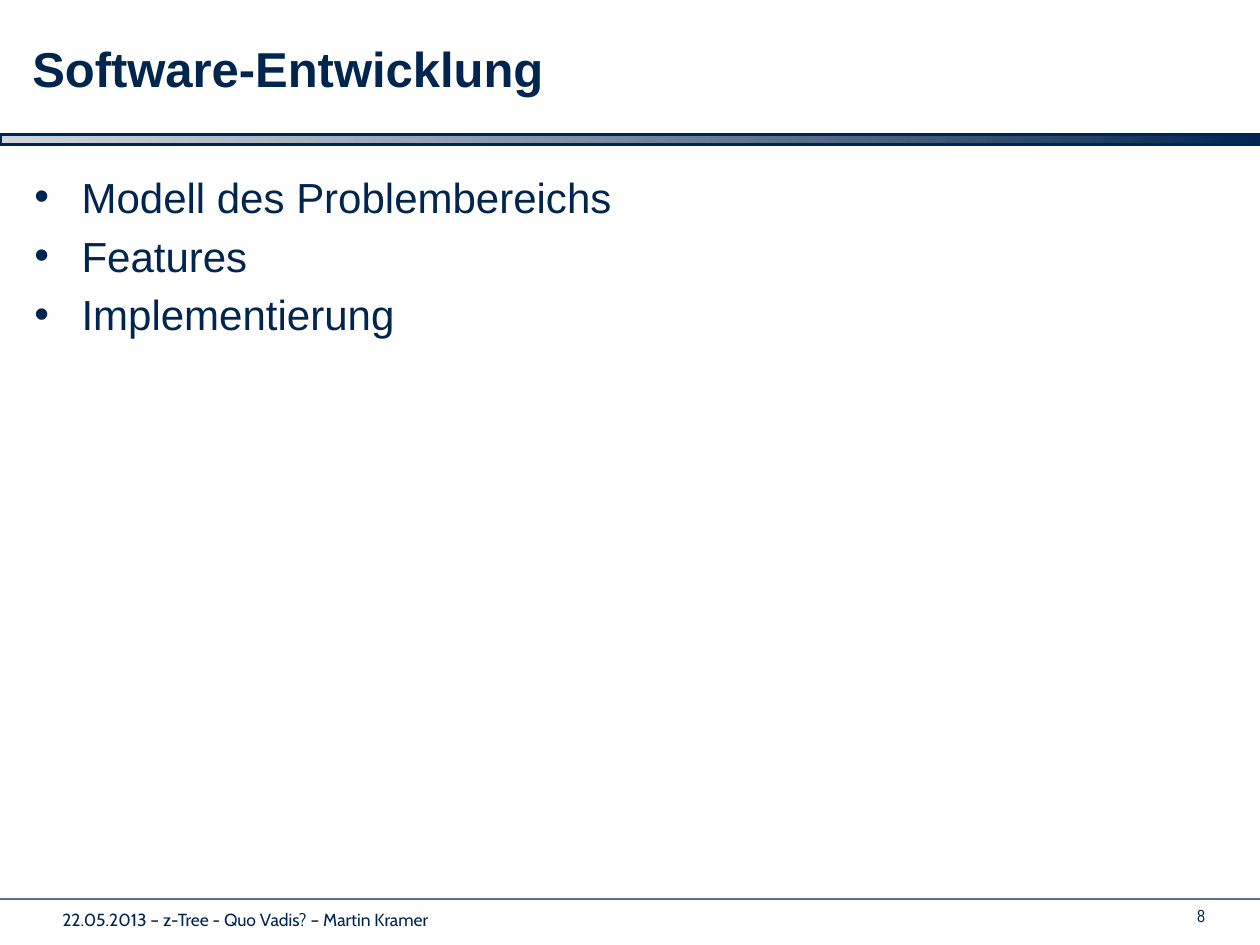
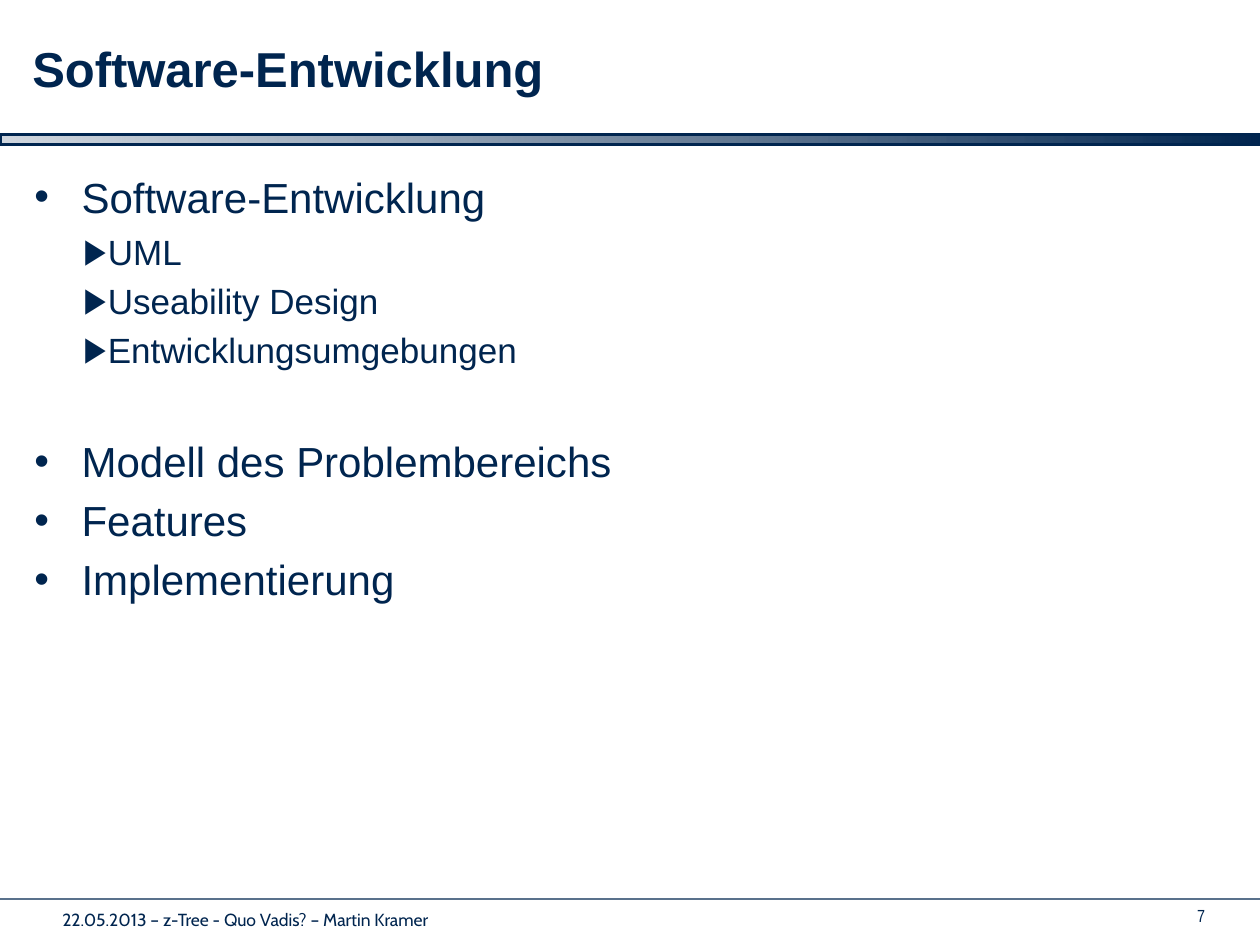
Before and after one commit to shockwavemk/pace, a slide deck: slide 7 of PaceClient/Dokumente/Vorstellung/Masterarbeit_MK.pptx (slide 8 before the commit). Drawn at 1260x945 pixels with LibreOffice and Linux fonts; fonts in the diff are those of the drawing; background and template pictures are left out. Boxes give left, top, right and bottom in pixels: in the first picture for what was removed or moved away, otherwise in the second. Text is boxed around its words. In the diff, an @@ line names an element or a change of style, - is before the commit and + after.

```diff
--- a/PaceClient/Dokumente/Vorstellung/Masterarbeit_MK.pptx
+++ b/PaceClient/Dokumente/Vorstellung/Masterarbeit_MK.pptx
@@ text at <box>82,182,517,369</box>: paragraphs added @@
+• Software-Entwicklung
+  ▶ UML
+  ▶ Useability Design
+  ▶ Entwicklungsumgebungen
@@ page number at <box>1197,910,1205,922</box>: text changed @@
-8
+7
```
Also in this commit, not shown: 5 other slides changed, 1 slide removed.
